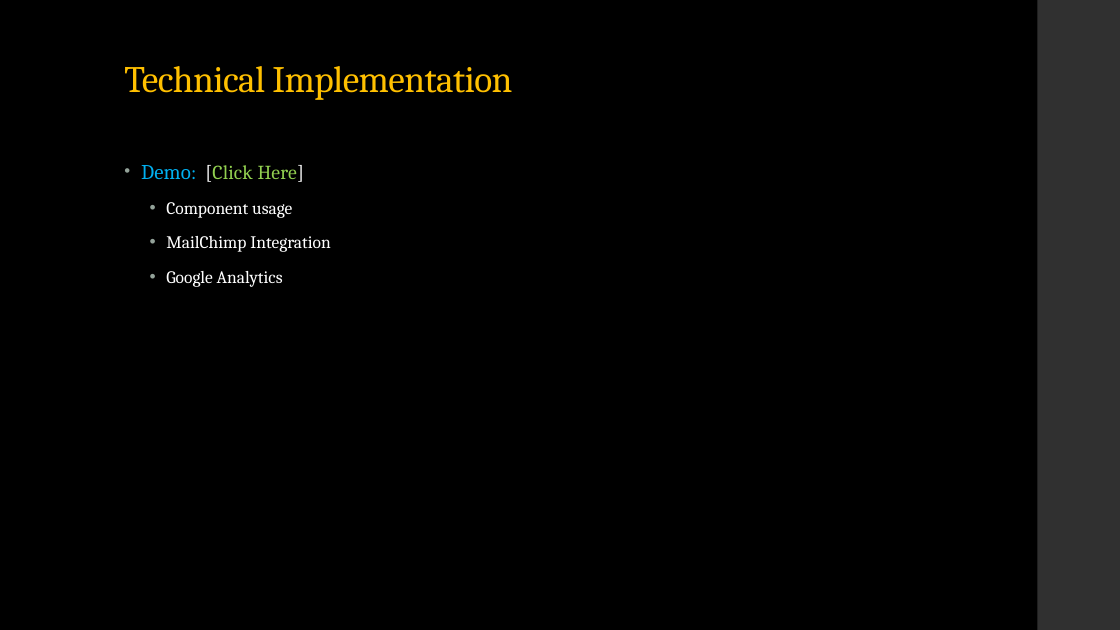
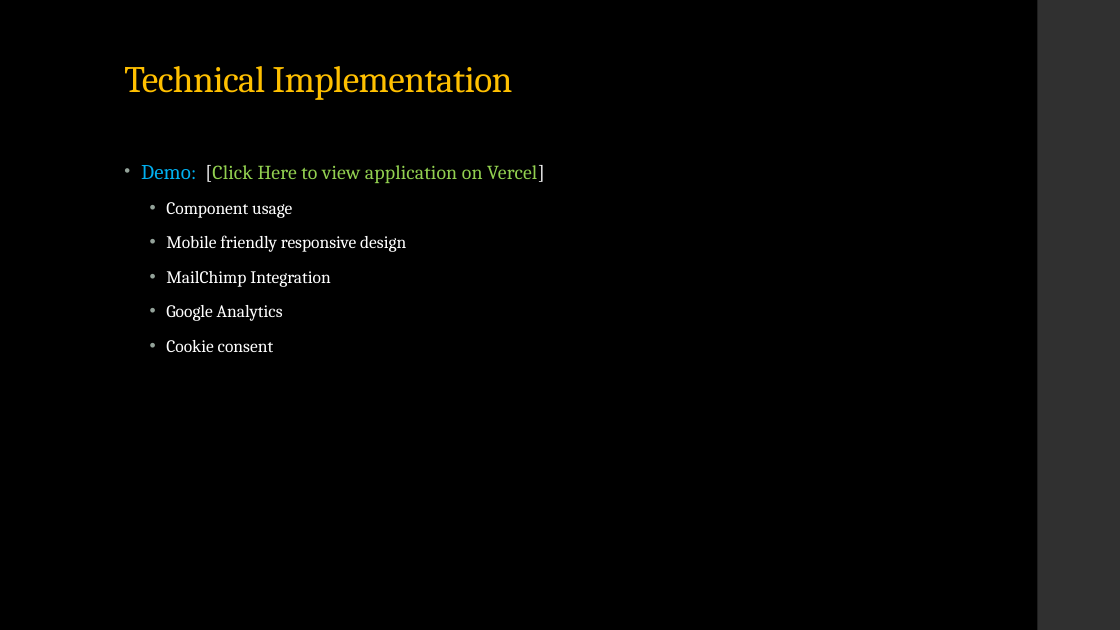
Before and after one commit to Tbyrne22/deli_final_project, a slide deck: slide 9 of IS601_Expeditions-deli.pptx. Drawn at 1120x630 pixels with LibreOffice and Linux fonts; fonts in the diff are those of the drawing. Boxes give left, top, right and bottom in pixels: in the first picture for what was removed or moved away, otherwise in the second. Text is boxed around its words. In the diff, an @@ line names an element or a change of style, - is before the commit and + after.

Commit message:
Presentation update

```diff
--- a/IS601_Expeditions-deli.pptx
+++ b/IS601_Expeditions-deli.pptx
@@ text at <box>141,165,545,183</box>: text changed @@
-• Demo: [Click Here]
+• Demo: [Click Here to view application on Vercel]
@@ text at <box>166,235,406,252</box>: paragraph added @@
+  • Mobile friendly responsive design
@@ text at <box>166,340,273,352</box>: paragraph added @@
+  • Cookie consent
```
Also in this commit, not shown: 2 other slides changed.
